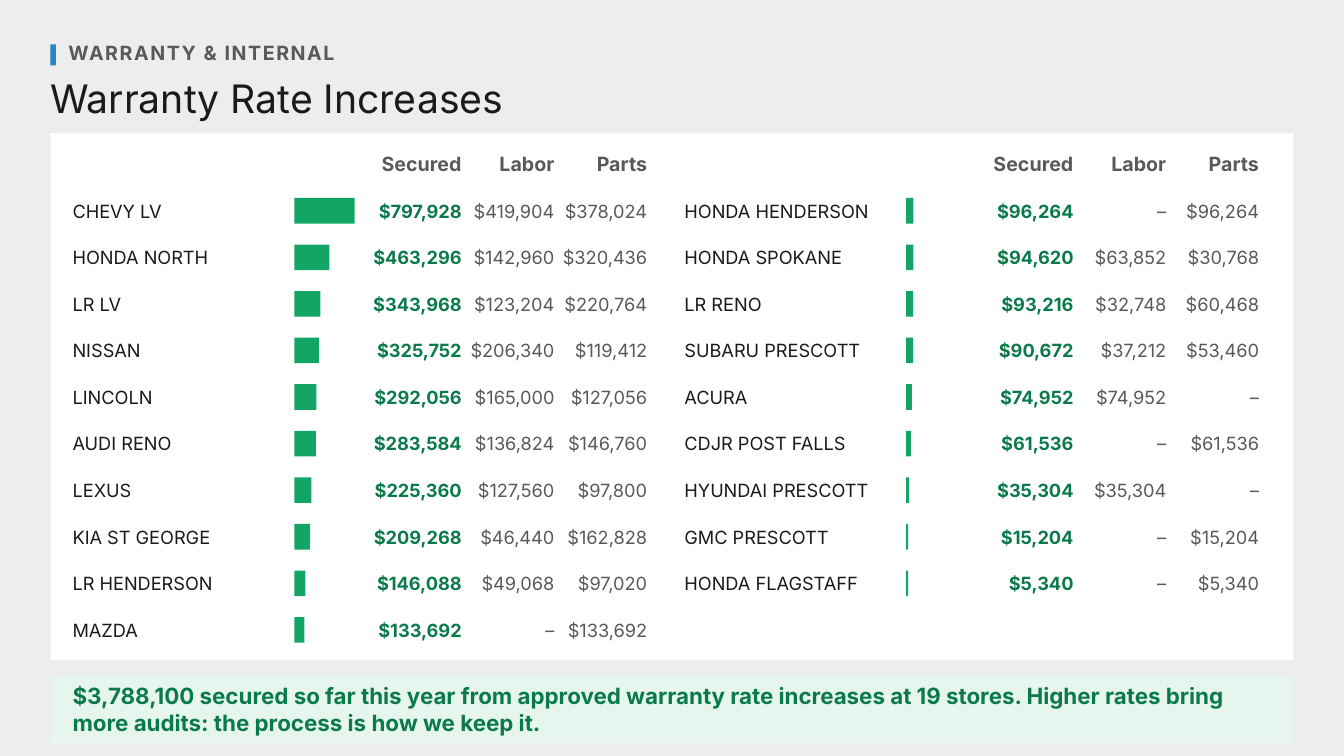
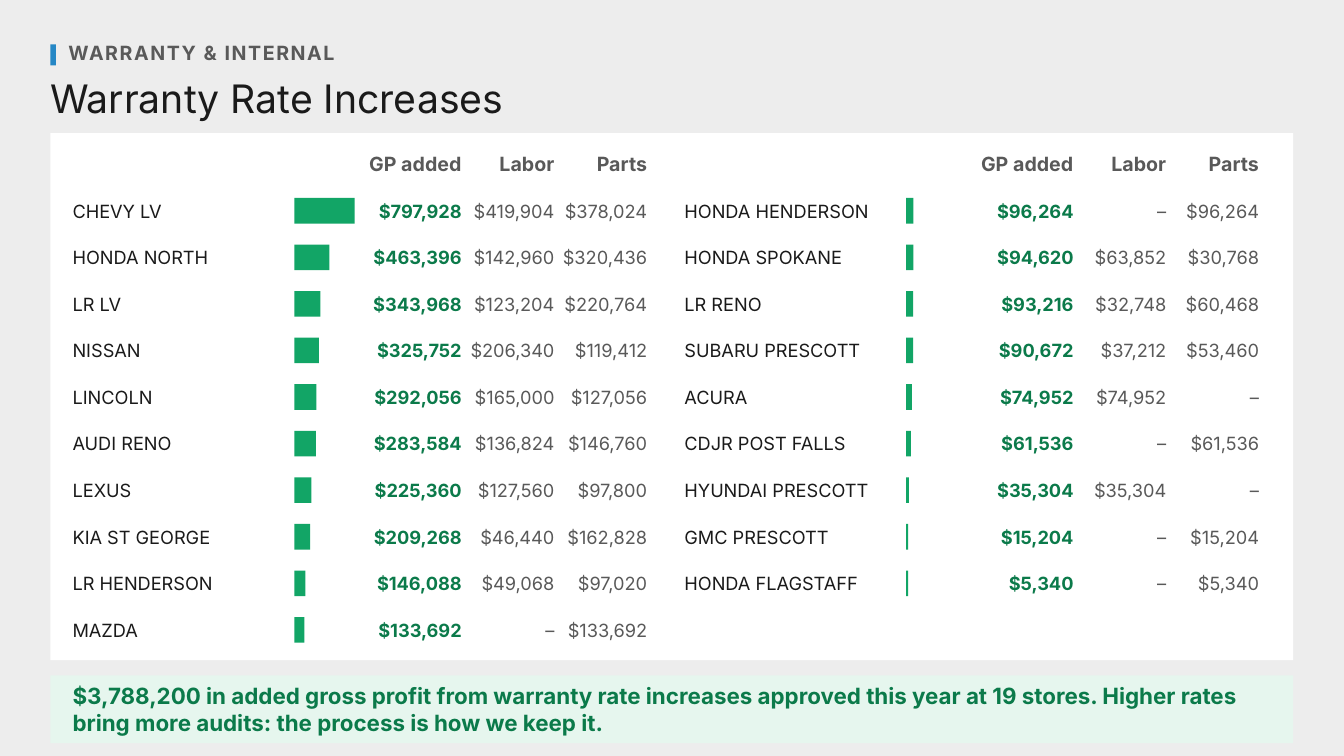
Before and after one commit to Ndresner/Noah, a slide deck: slide 106 of day2-deck/decks/Fixed Ops - Day 2 Example Test Deck.pptx. Drawn at 1344x756 pixels with LibreOffice and Linux fonts; fonts in the diff are those of the drawing. Boxes give left, top, right and bottom in pixels: in the first picture for what was removed or moved away, otherwise in the second. Text is boxed around its words. In the diff, an @@ line names an element or a change of style, - is before the commit and + after.

```diff
--- a/day2-deck/decks/Fixed Ops - Day 2 Example Test Deck.pptx
+++ b/day2-deck/decks/Fixed Ops - Day 2 Example Test Deck.pptx
@@ text at (x1=369, y1=156, x2=461, y2=171): text changed @@
-Secured
+GP added
@@ text at (x1=981, y1=156, x2=1073, y2=171): text changed @@
-Secured
+GP added
@@ text at (x1=373, y1=249, x2=461, y2=268): text changed @@
-$463,296
+$463,396
@@ text at (x1=73, y1=685, x2=1237, y2=736): text changed @@
-$3,788,100 secured so far this year from approved warranty rate increases at 19 stores. Higher rates bring more audits: the process is how we keep it.
+$3,788,200 in added gross profit from warranty rate increases approved this year at 19 stores. Higher rates bring more audits: the process is how we keep it.
```
Also in this commit, not shown: 1 other slide changed, 6 other files.
